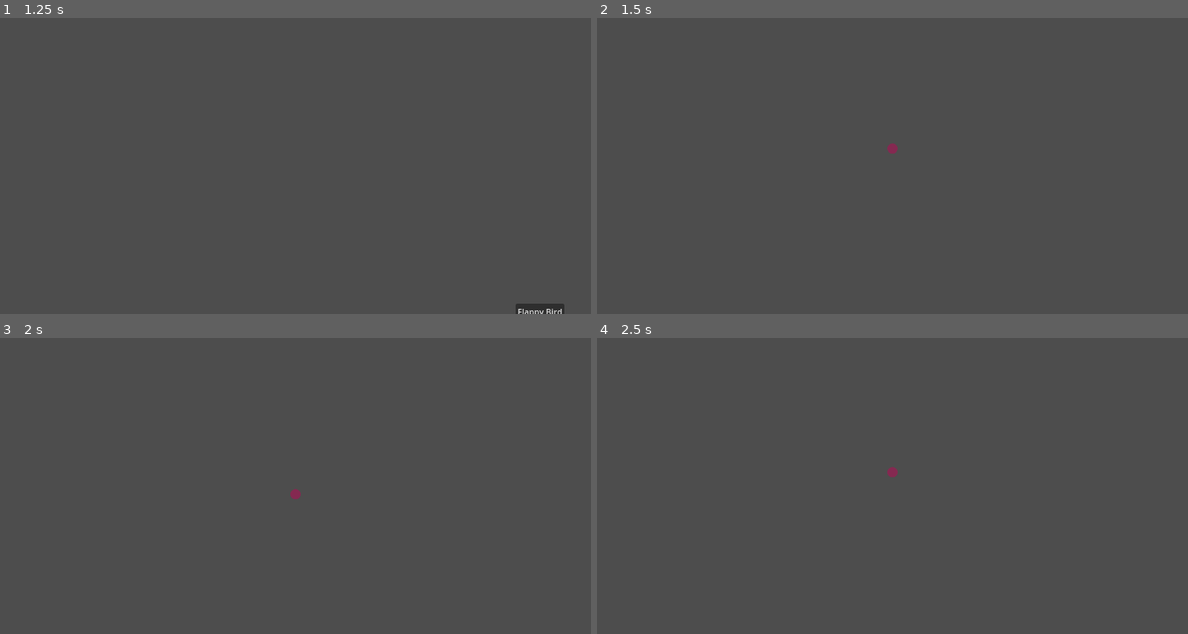
Above: before the commit, frames 1-4 (two rows, left to right).
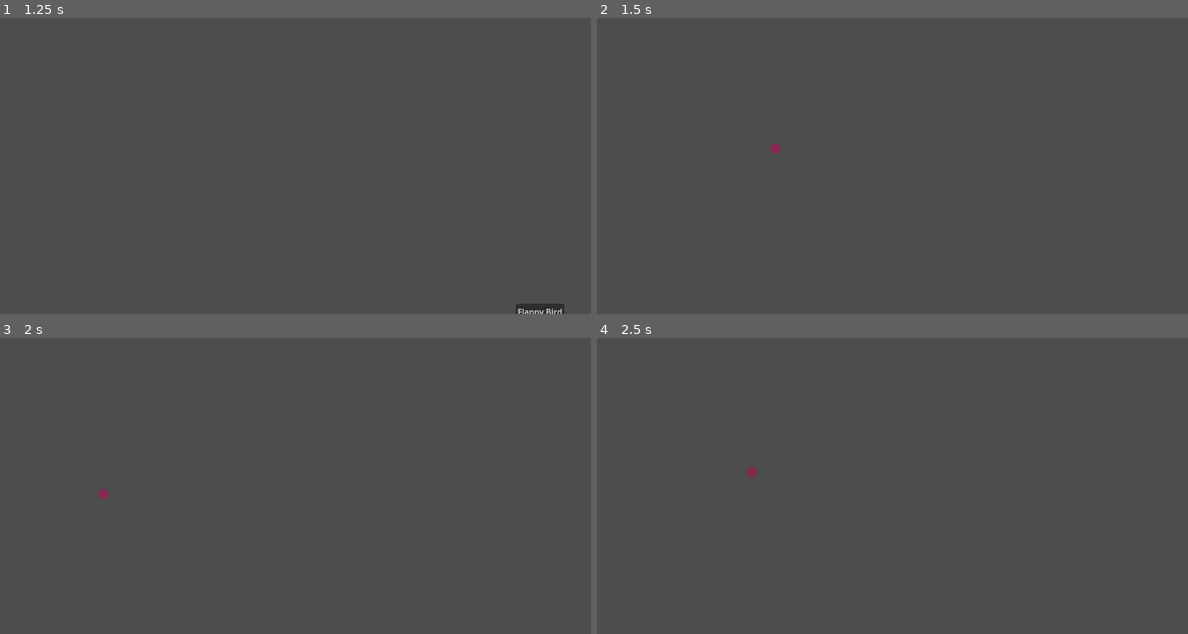
Above: after the commit, the same moments.

Repository: Greeenny/Twenty-Game-Challenge
Game: Godot game, scene res://Main/main.tscn
The game is run twice, just before and just after one commit, with the same random seed, the same clock (stepped at 60 frames per second) and the same inputs. The engine's default icon, where the game draws it, is replaced by a stand-in: a white triangle on a blue panel in a dark square.
Inputs (mouse positions are in pixels of both pictures, inside the frame that each line leads up to):
- Up to frame 1 (1.25 s): tap Enter at 0.5 s; move the mouse to (425, 130) at 0.52 s; hold D (right) from 0.53 s (still down); hold Space (space_bar) from 0.53 s (still down)
- Up to frame 2 (1.5 s): release D (right) at 1.25 s; release Space (space_bar) at 1.25 s; click "Flappy Bird" at 1.25 s
- Up to frame 3 (2 s): no input
- Up to frame 4 (2.5 s): tap Space (space_bar) at 2 s; move the mouse to (774, 486) at 2.02 s; hold S (down) from 2.03 s (still down); tap ` (tilde_key) at 2.1 s

Frame 1 is identical in both runs. In frame 2, 0.1% of the frame differs, in the area x 29-51%, y 42-46%; in frame 3, less than 0.1%; in frame 4, 0.1%, in the area x 25-51%, y 43-48%.

Commit message:
Dashing, Camera Changes
Refactoring in-line with the outline described in the last post.

Specifically, made camera a child of player. Working on having the camera follow the player.

Added in dashing to the player. Spent time tweaking values so the dash tweens from very fast to really slow, to feel satisfying.

Diff:
--- a/FlappyBird/FlappyBird.gd
+++ b/FlappyBird/FlappyBird.gd
@@ -2,6 +2,9 @@
 
 var camera_instance = load("res://Main/camera_2d.tscn")
 var camera : Camera2D
+
+@export var column_spacing : float = 250
+
 # Called when the node enters the scene tree for the first time.
 func _ready():
 	camera = camera_instance.instantiate()
@@ -11,6 +14,7 @@
 	var top_limit = camera_center.y - camera_size.y/2
 	var bot_limit = camera_center.y + camera_size.y/2
 	$Player.set_position(camera_center*Vector2(0.33,1))
+	$Player.column_spacing = column_spacing
 	$Player.set_top_of_screen_y(top_limit)
 	var x_position = camera_center.x*2*3/4
 	var opening_height = 50
--- a/FlappyBird/Player.gd
+++ b/FlappyBird/Player.gd
@@ -7,11 +7,19 @@
 @export var gravity : float = 15
 @export var jump_count : int = 1
 @export var jump_accelleration : float = -60
+@export var dash_speed : float = 1000
+@export_range(1,0,0.01) var dash_decelleration_ratio : float = 0.9
+
 @export var max_velocity : float = 5000
 
 #Will cut all upward accelleration if it will take dampening_time in seconds to reach
 #the max height given accelleration.y = gravity
 @export var dampening_time : float = 2
+
+@export_range(0,1,0.01) var camera_offset_ratio : float
+@export_range(0,1,0.01) var camera_follow_ratio : float
+var camera_offset : float
+var camera_follow_velocity : float = 0
 
 enum STATE{FALLING,JUMPING,DASHING}
 var state = STATE.FALLING
@@ -20,25 +28,64 @@
 var spacebar_hold_time : float = 0
 const spacebar_max_hold_time : float = 0.5
 
+var dash_time : float = 0
+const dash_time_max : float = .5
+var start_dash_x : float
+var column_spacing : float
+
+func _ready():
+	# We get the camera's offset by dividing the viewports x length by two,
+	# Where when we multiply that by our offset ratio and add that to our x position
+	# The camera will be set behind or in front of the player.
+	camera_offset = get_viewport_rect().size.x/2*camera_offset_ratio
+	$Camera2D.move_local_x(camera_offset)
+	$Camera2D.set_as_top_level(true)
+
 
 func set_top_of_screen_y(input_y):
 		top_of_screen_y = input_y
 
 func _physics_process(delta):
+
+	# Note:
+	#      All accelleration will be calculated, and then multiplied by delta.
+	#      I don't really know why.
+
+	# Top of screen check, if top of screen, set to falling and remove all momentum
 	if position.y <= top_of_screen_y:
 		position.y = top_of_screen_y
 		velocity.y = 0
 		accelleration.y = 0
 		spacebar_hold_time = 0
 		state = STATE.FALLING
+
+	if Input.is_action_just_pressed("right") and state != STATE.DASHING:
+		state = STATE.DASHING
+		accelleration = Vector2.ZERO
+
+		velocity = Vector2(dash_speed,0)
+		start_dash_x = get_global_position().x
+
+	if state == STATE.DASHING:
+		velocity.x = dash_speed - dash_speed*dash_decelleration_ratio*(get_global_position().x - start_dash_x)**2/(column_spacing)**2
+		if get_global_position().x >= start_dash_x + column_spacing:
+			accelleration = Vector2.ZERO
+			velocity = Vector2.ZERO
+			state = STATE.FALLING
+	# When falling, if space bar is pressed and there are remaining jumps,
+	# Subtract one jump from the count, overpower all acelleration, save *some*
+	# Velocity, but should be overpowered by accelleration.
+	# Set state to jumping
 	if Input.is_action_just_pressed("space_bar") and state == STATE.FALLING:
 		if jump_count > 0:
-
 			jump_count -= 1
 			accelleration.y = jump_accelleration
 			velocity = velocity/3+ accelleration*delta
 			state = STATE.JUMPING
 
+	# When jumping, if spacebar is pressed, accellerate more and keep track of time held.
+	# Is spacebar not pressed, remove from spacebar timer.
+	# If spacebar timer has ran out, or if held to max time, set state to falling.
 	if state == STATE.JUMPING:
 		if Input.is_action_pressed("space_bar"):
 			spacebar_hold_time += delta
@@ -48,9 +95,13 @@
 		if spacebar_hold_time <= 0 or spacebar_hold_time > spacebar_max_hold_time:
 			spacebar_hold_time = 0
 			state = STATE.FALLING
+
+	# When falling, add gravity to our y accelleration. This will
+	# Slowly overpower any positive accelleration.
 	if state == STATE.FALLING:
 		accelleration.y += gravity
 
+	# Add accelleration to velocity.
 	velocity = velocity + accelleration*delta
 	if abs(velocity.y) > max_velocity:
 		if velocity.y > 0:
@@ -60,5 +111,15 @@
 	move_and_slide()
 	queue_redraw()
 
+	# Camera follow mechanic
+	var distance_to_camera = $Camera2D.get_global_position().x - self.get_global_position().x
+	camera_follow_velocity = velocity.x
+	$Camera2D.move_local_x(distance_to_camera*delta)
+
+
+
+
+
+
 func _draw():
 	draw_circle(Vector2.ZERO,10.0,color)
--- a/FlappyBird/flappy_bird.tscn
+++ b/FlappyBird/flappy_bird.tscn
@@ -20,11 +20,14 @@
 script = ExtResource("2_fcor1")
 color = Color(0.521569, 0.160784, 0.317647, 1)
 jump_count = 10
+camera_offset_ratio = 0.33
+camera_follow_ratio = 0.5
 
 [node name="Collision" type="CollisionShape2D" parent="Player"]
 shape = SubResource("CircleShape2D_yms0a")
 
-[node name="Camera2D" parent="." instance=ExtResource("3_n8d7w")]
+[node name="Camera2D" parent="Player" instance=ExtResource("3_n8d7w")]
+debug_mode = false
 
 [node name="Obstacle" type="Area2D" parent="."]
 visible = false
--- a/project.godot
+++ b/project.godot
@@ -18,6 +18,7 @@
 [display]
 
 window/stretch/mode="viewport"
+window/vsync/vsync_mode=0
 
 [input]
 
